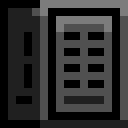
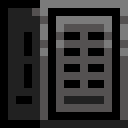
Revision of a layered 128 x 128 image; what changed, layer by layer:
painted on "driveframe" over [40, 24, 128, 56]
